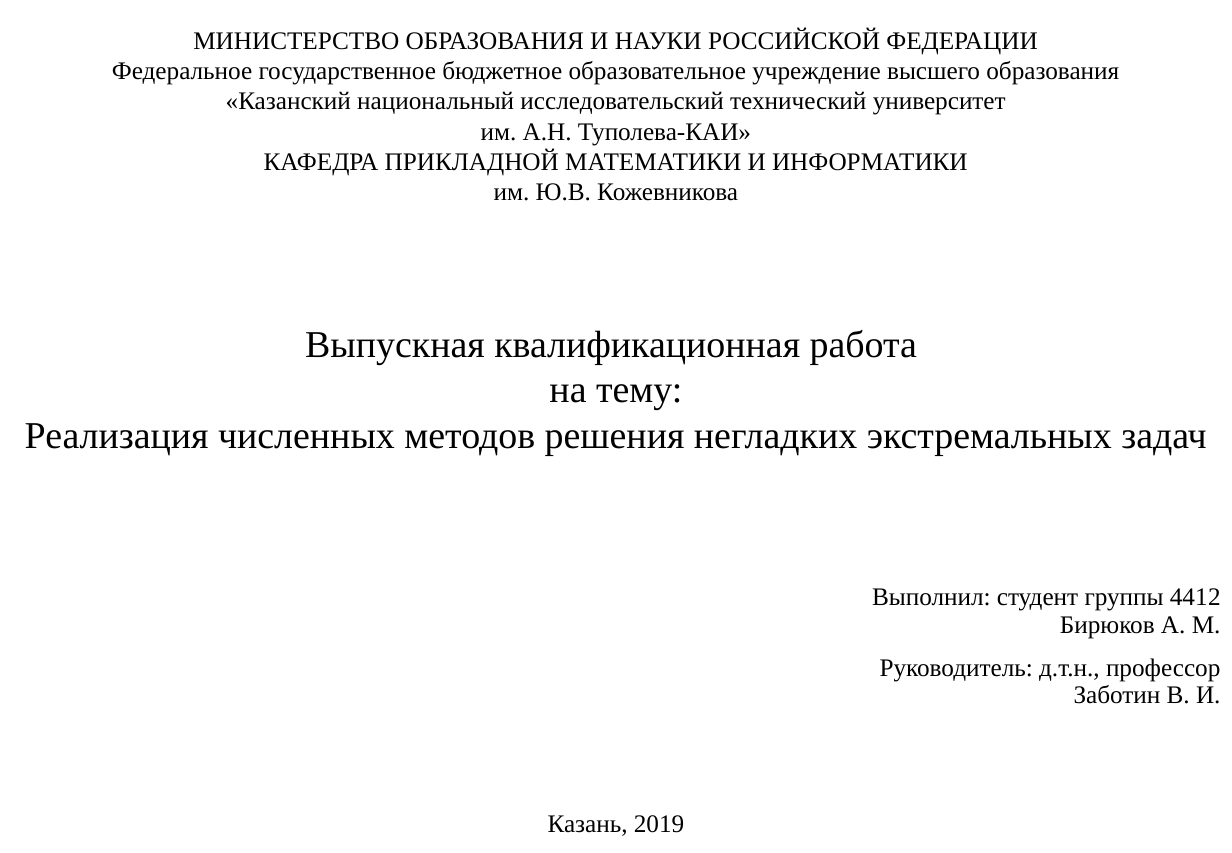
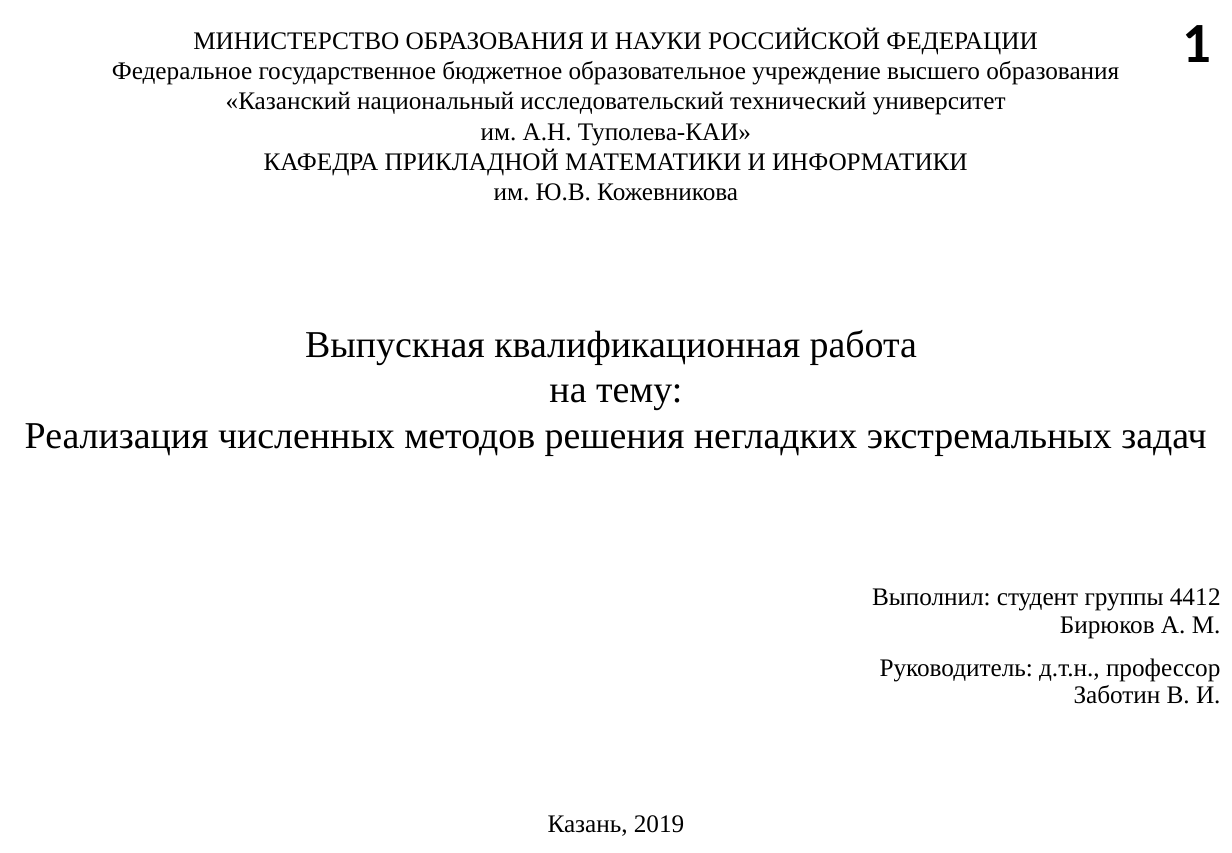
Before and after one commit to EgoPingvina/LipshMinimization, a slide deck: slide 1 of Documentation/Презентация Бирюков 4412.pptx. Drawn at 1232x853 pixels with LibreOffice and Linux fonts; fonts in the diff are those of the drawing. Boxes give left, top, right and bottom in pixels: in the first picture for what was removed or moved away, otherwise in the second. Text is boxed around its words. In the diff, an @@ line names an element or a change of style, - is before the commit and + after.

```diff
--- a/Documentation/Презентация Бирюков 4412.pptx
+++ b/Documentation/Презентация Бирюков 4412.pptx
@@ text added at (1182,25,1211,62), 36 pt, text #000000, bold @@
+1
```
Also in this commit, not shown: 12 other slides changed, 4 slides added, 3 slides removed, 1 other file.
